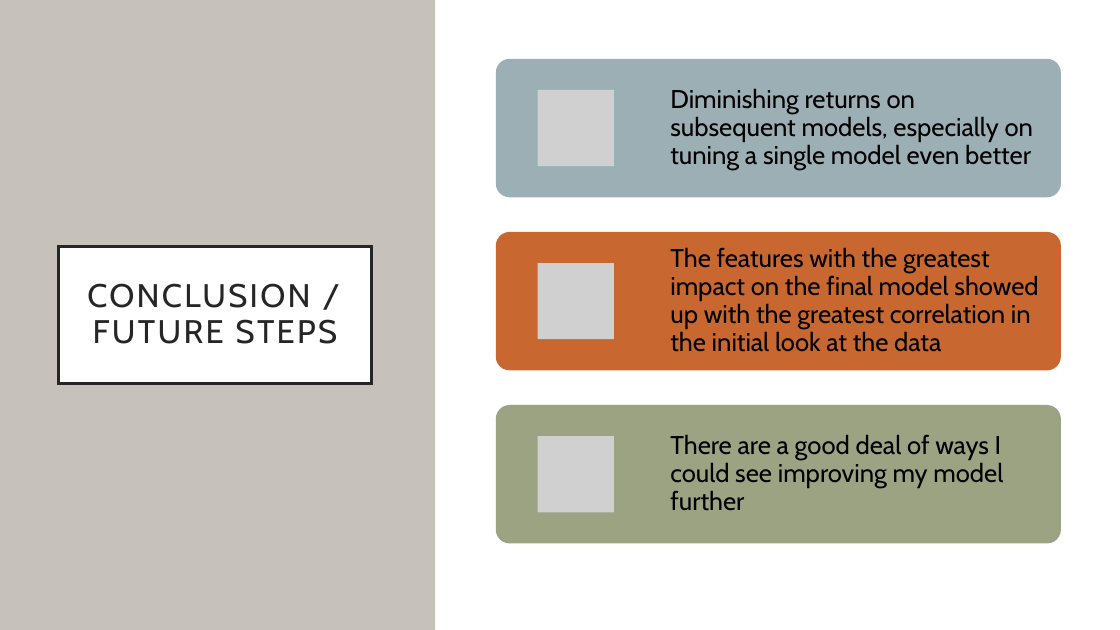
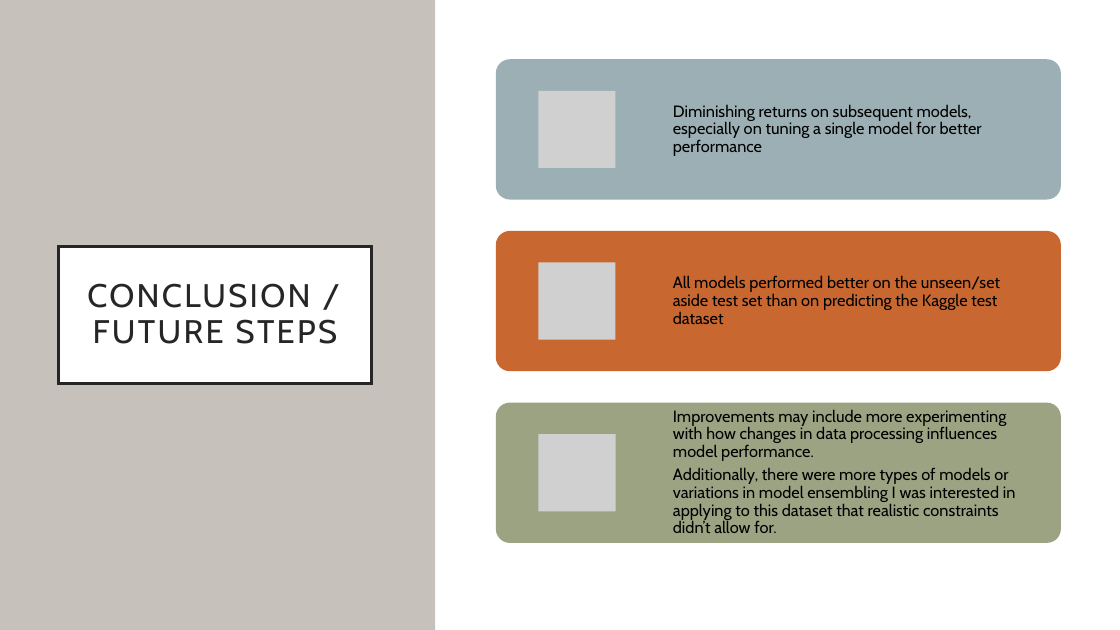
Before and after one commit to bbotzheim/ML_Kaggle_Competition_House_Prices, a slide deck: slide 17 of Project_Presentation.pptx. Drawn at 1120x630 pixels with LibreOffice and Linux fonts; fonts in the diff are those of the drawing; grey boxes stand for pictures. Boxes give left, top, right and bottom in pixels: in the first picture for what was removed or moved away, otherwise in the second. Text is boxed around its words. In the diff, an @@ line names an element or a change of style, - is before the commit and + after.

```diff
--- a/Project_Presentation.pptx
+++ b/Project_Presentation.pptx
@@ text at [673, 104, 982, 156]: text changed; size 22 to 14 pt @@
-Diminishing returns on subsequent models, especially on tuning a single model even better
+Diminishing returns on subsequent models, especially on tuning a single model for better performance
@@ text at [673, 275, 1000, 324]: text changed; size 22 to 14 pt @@
-The features with the greatest impact on the final model showed up with the greatest correlation in the initial look at the data
+All models performed better on the unseen/set aside test set than on predicting the Kaggle test dataset
@@ text at [673, 409, 1016, 533]: text changed; size 22 to 14 pt @@
-There are a good deal of ways I could see improving my model further
+Improvements may include more experimenting with how changes in data processing influences model performance.
+Additionally, there were more types of models or variations in model ensembling I was interested in applying to this dataset that realistic constraints didn’t allow for.
```
Also in this commit, not shown: 5 other slides changed.
